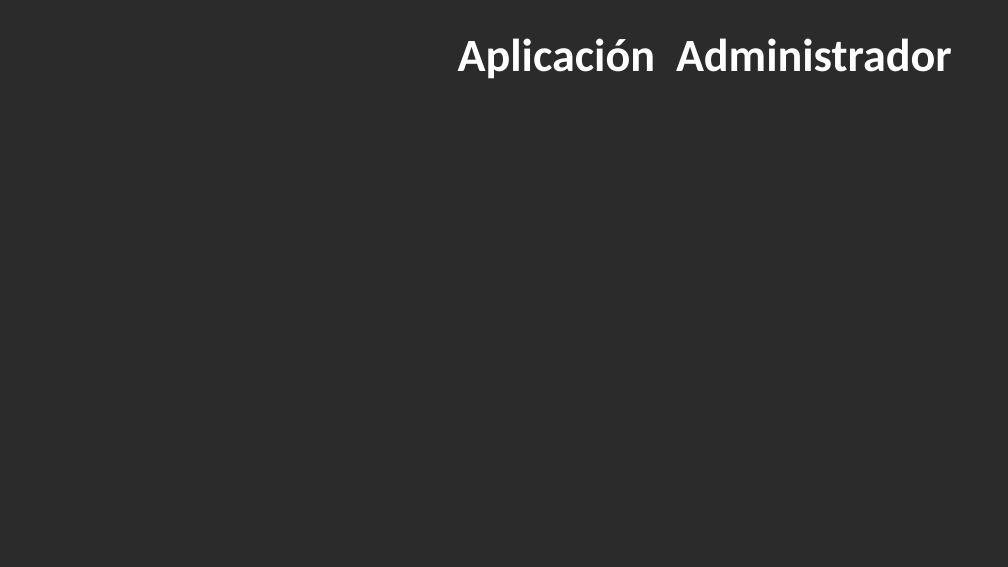
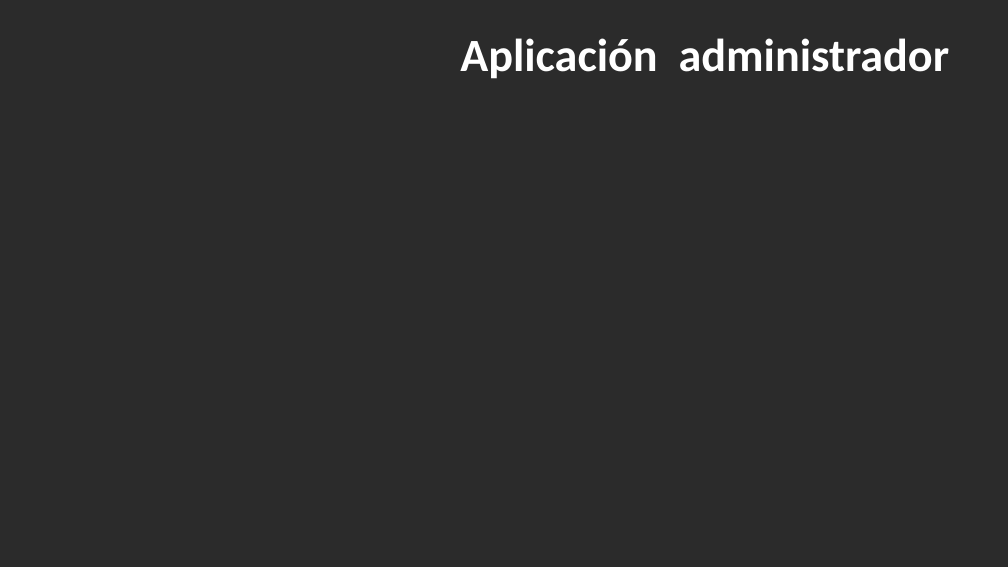
Before and after one commit to BrayanNovoa/uniminuto, a slide deck: slide 13 of expo/expo.pptx. Drawn at 1008x567 pixels with LibreOffice and Linux fonts; fonts in the diff are those of the drawing; background and template pictures are left out; a plain dark background stands for a picture behind light text. Boxes give left, top, right and bottom in pixels: in the first picture for what was removed or moved away, otherwise in the second. Text is boxed around its words. In the diff, an @@ line names an element or a change of style, - is before the commit and + after.

```diff
--- a/expo/expo.pptx
+++ b/expo/expo.pptx
@@ title at (460,38,950,79): text changed @@
-Aplicación Administrador
+Aplicación administrador
```
Also in this commit, not shown: 12 other slides changed, 5 other files.
